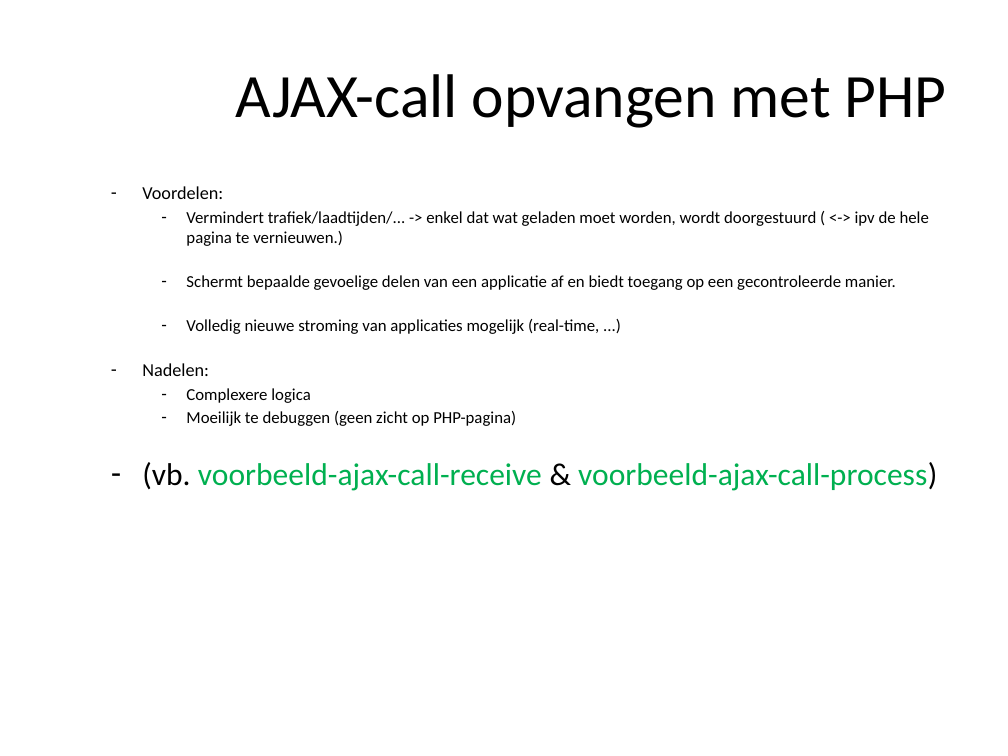
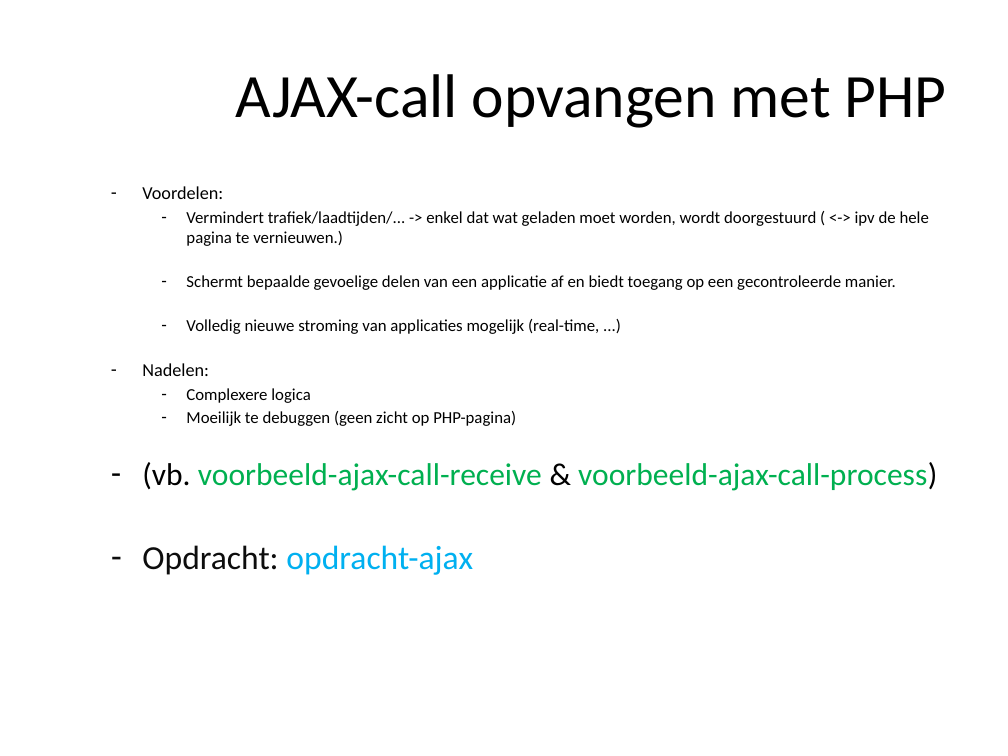
Before and after one commit to ajkea/web-backend-1, a slide deck: slide 195 of public/cursus/web-backend-cursus.pptx. Drawn at 1008x756 pixels with LibreOffice and Linux fonts; fonts in the diff are those of the drawing. Boxes give left, top, right and bottom in pixels: in the first picture for what was removed or moved away, otherwise in the second. Text is boxed around its words. In the diff, an @@ line names an element or a change of style, - is before the commit and + after.

Commit message:
add ajax opdracht en verbetering preg_match -> preg_replace

```diff
--- a/public/cursus/web-backend-cursus.pptx
+++ b/public/cursus/web-backend-cursus.pptx
@@ text at bbox=[142, 545, 473, 575]: paragraph added @@
+  – Opdracht: opdracht-ajax
```
Also in this commit, not shown: 1 other slide changed, 7 other files.
